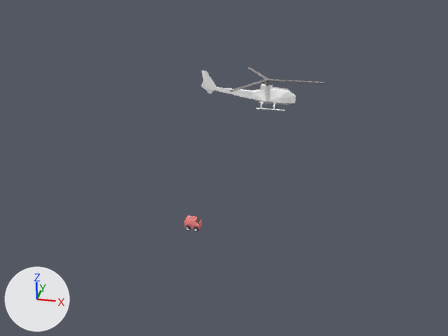
What one commit did to the Blender file examples/morse/scenarii/action-4.blend.
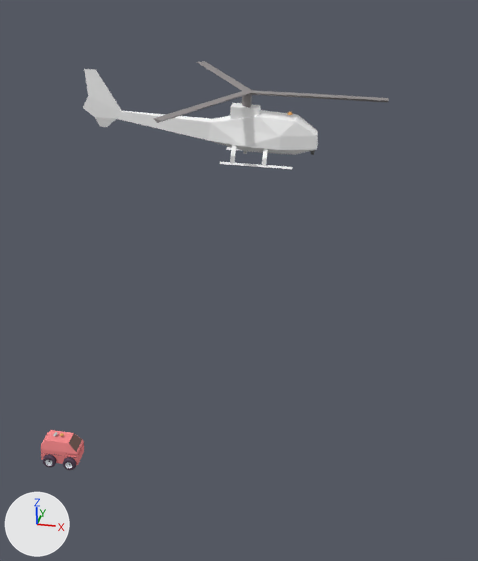
Each version appears first from the file's camera 'CameraFP', and next in a close-up on the part from 37% to 80% of the width and 13% to 80% of the height. The lights are fixed; the arrows at lower left show +X, +Y and +Z.

In view in the first close-up: 'ATRV', 'airframe', 'rotor'.
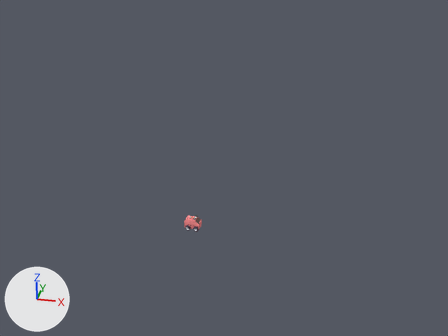
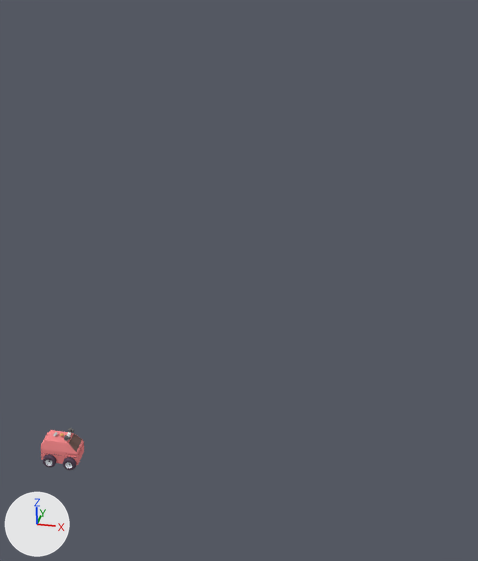
Pixel boxes (x1, y1, x2, y2) of what changed, in the close-ups (478 x 561 px):
'airframe', hidden
    before: (83, 69, 318, 169)
'rotor', hidden
    before: (153, 61, 389, 123)

The change, as a list of edits to the scene's bpy script:
```text
Change ob_airframe:
    add ob_airframe.hide_set(True)  # its collection is switched off
Change ob_rotor:
    add ob_rotor.hide_set(True)  # its collection is switched off
```
